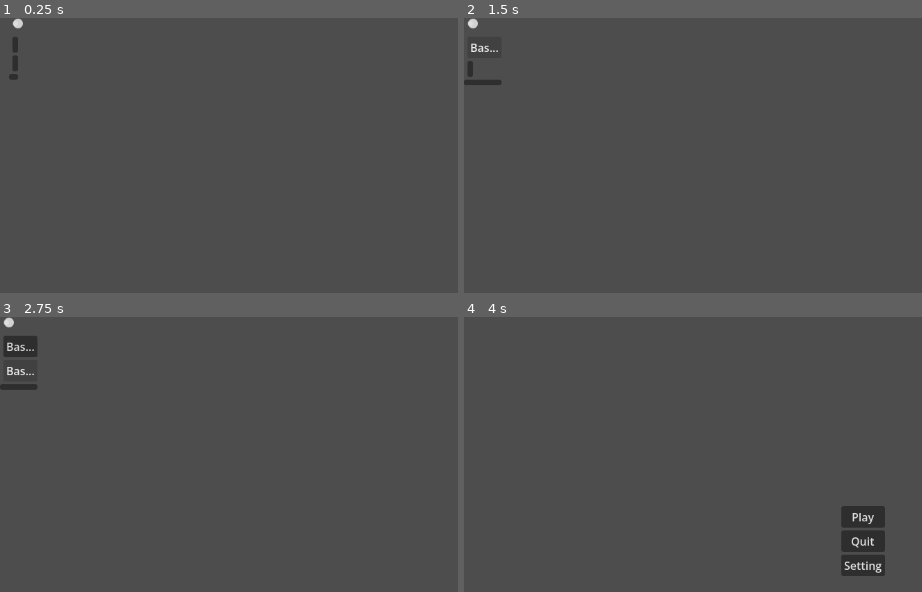
Above: before the commit, frames 1-4 (two rows, left to right).
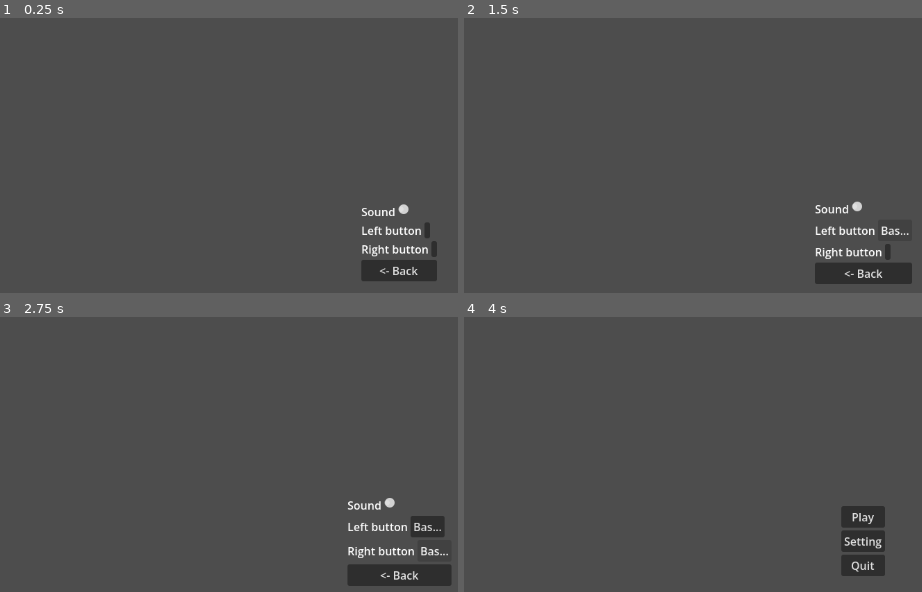
Above: after the commit, the same moments.

Repository: CilginSinek/cattivity
Game: Godot game, scene res://scenes/Settings.tscn
The game is run twice, just before and just after one commit, with the same random seed, the same clock (stepped at 60 frames per second) and the same inputs. This scene is started directly instead of the project's main scene.
Inputs (mouse positions are in pixels of both pictures, inside the frame that each line leads up to; where the layout moved, square brackets give the same spot in the first picture):
- Up to frame 1 (0.25 s): no input
- Up to frame 2 (1.5 s): click (889, 229) [477, 45] at 0.5 s; click "Bas..." at 1.25 s
- Up to frame 3 (2.75 s): click (425, 550) [4, 369] at 2 s
- Up to frame 4 (4 s): click "Bas..." at 2.75 s; click (862, 575) [482, 385] at 3.5 s

The runs differ from the first frame. In frame 1, 2.2% of the frame differs, in the area x 1-96%, y 0-96%; in frame 2, 2.8%; in frame 3, 3.7%, in the area x 0-99%, y 0-98%; in frame 4, 0.4%.

Commit message:
start ui fix

Diff:
--- a/godot/scenes/Login.tscn
+++ b/godot/scenes/Login.tscn
@@ -13,6 +13,8 @@
 
 [node name="LoginButton" type="Button" parent="." unique_id=540119688]
 layout_mode = 0
-offset_right = 8.0
-offset_bottom = 8.0
+offset_left = 523.0
+offset_top = 299.0
+offset_right = 700.0
+offset_bottom = 369.0
 text = "Login with 42"
--- a/godot/scenes/Settings.tscn
+++ b/godot/scenes/Settings.tscn
@@ -4,7 +4,11 @@
 
 [node name="Settings" type="Control" unique_id=1495276754]
 layout_mode = 3
-anchors_preset = 0
+anchors_preset = 15
+anchor_right = 1.0
+anchor_bottom = 1.0
+grow_horizontal = 2
+grow_vertical = 2
 script = ExtResource("1_rbmmp")
 
 [node name="TextureRect" type="TextureRect" parent="." unique_id=1667421206]
@@ -13,9 +17,12 @@
 offset_bottom = 40.0
 
 [node name="CenterContainer" type="CenterContainer" parent="." unique_id=2093319807]
-layout_mode = 0
-offset_right = 40.0
-offset_bottom = 40.0
+layout_mode = 1
+anchors_preset = 15
+anchor_right = 1.0
+anchor_bottom = 1.0
+grow_horizontal = 2
+grow_vertical = 2
 
 [node name="VBoxContainer" type="VBoxContainer" parent="CenterContainer" unique_id=1289744108]
 layout_mode = 2
@@ -25,6 +32,7 @@
 
 [node name="voice" type="Label" parent="CenterContainer/VBoxContainer/VolumeRow" unique_id=338636494]
 layout_mode = 2
+text = "Sound"
 
 [node name="VolumeSlider" type="HSlider" parent="CenterContainer/VBoxContainer/VolumeRow" unique_id=799636238]
 layout_mode = 2
@@ -34,18 +42,23 @@
 
 [node name="KeyLeftRow" type="Label" parent="CenterContainer/VBoxContainer/KeyLeftRow" unique_id=41821634]
 layout_mode = 2
+text = "Left button"
 
 [node name="KeyLeftButton" type="Button" parent="CenterContainer/VBoxContainer/KeyLeftRow" unique_id=195252371]
 layout_mode = 2
+text = "A"
 
 [node name="KeyRightRow" type="HBoxContainer" parent="CenterContainer/VBoxContainer" unique_id=1943095863]
 layout_mode = 2
 
 [node name="KeyRightRow" type="Label" parent="CenterContainer/VBoxContainer/KeyRightRow" unique_id=538892844]
 layout_mode = 2
+text = "Right button"
 
 [node name="KeyRightButton" type="Button" parent="CenterContainer/VBoxContainer/KeyRightRow" unique_id=1406288210]
 layout_mode = 2
+text = "D"
 
 [node name="BackButton" type="Button" parent="CenterContainer/VBoxContainer" unique_id=1510960540]
 layout_mode = 2
+text = "<- Back"
Not shown: 1 places in godot/scenes/Menu.tscn that only renumber resources
